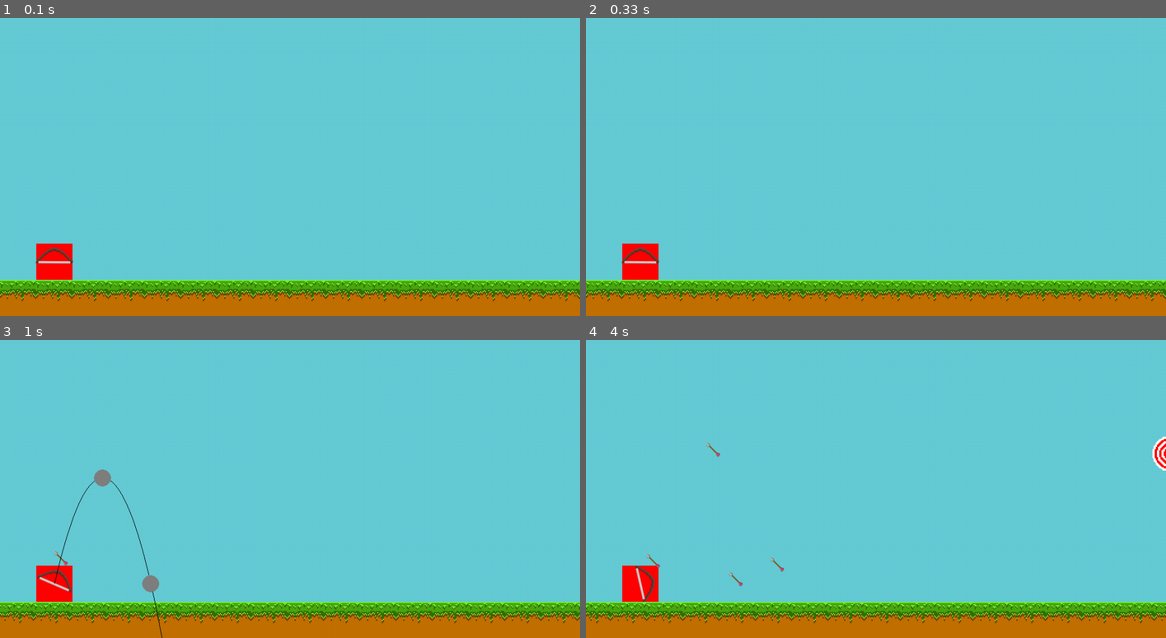
Above: before the commit, frames 1-4 (two rows, left to right).
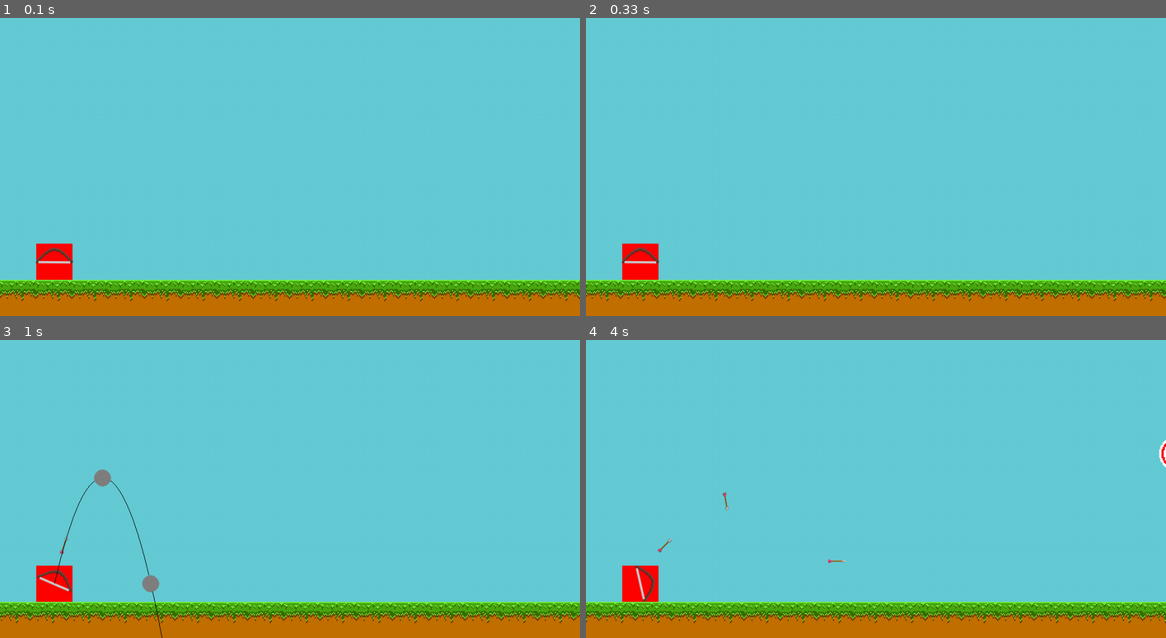
Above: after the commit, the same moments.

Repository: GabrieleFerrante/barraCatalanoFerranteRussoPy
Game: pygame game, started from pygame-prototype/main.py
The game is run twice, just before and just after one commit, with the same random seed, the same clock (stepped at 60 frames per second) and the same inputs.
Inputs (mouse positions are in pixels of both pictures, inside the frame that each line leads up to):
- Up to frame 1 (0.1 s): no input
- Up to frame 2 (0.33 s): no input
- Up to frame 3 (1 s): click (290, 474) at 0.38 s; tap Shift at 0.73 s; click (150, 477) at 0.75 s
- Up to frame 4 (4 s): tap Shift at 1.03 s; click (1090, 590) at 1.22 s; click (736, 411) at 1.55 s; click (876, 515) at 1.88 s; click (794, 408) at 2.22 s; click (1079, 560) at 2.55 s; click (684, 506) at 2.88 s; click (707, 411) at 3.22 s; click (736, 530) at 3.55 s; click (1084, 548) at 3.88 s

Frame 1 is identical in both runs. In frame 2, 2.7% of the frame differs, in the area x 0-100%, y 88-96%; in frame 3, 3.3%; in frame 4, 3.6%, in the area x 0-100%, y 32-96%.

Commit message:
aggiornato gioco

Diff:
--- a/pygame-prototype/main.py
+++ b/pygame-prototype/main.py
@@ -1,6 +1,9 @@
+from email.mime import base
+from itertools import count
 import os
 import sys
 import pygame
+from math import *
 from random import randint
 basefolder = os.path.dirname(os.path.abspath(__file__)).replace(os.path.basename(__file__), '') + '\\'
 sys.path.insert(
@@ -45,11 +48,9 @@
 class Player:
     def __init__(self, x, y, width=64, height=64):
         self.rect = pygame.Rect(x, y, width, height)
-        self.dirx = 0
-        self.diry = 0
 
     def draw(self):
-        rectangle = pygame.draw.rect(screen, (255, 0, 0), self.rect)
+        pygame.draw.rect(screen, (255, 0, 0), self.rect)
 
 
 # Target class
@@ -83,10 +84,13 @@
             basefolder + 'arrow.png'
         )
         self.rect = self.image.get_rect()
+        self.rect.x = -self.rect.width
         self.trajectory = trajectory
         self.counter = 0
         self.prev_counter = 0
-        self.angle = 45
+        self.angle = -45
+        self.mouse = mouse_pos
+        self.mouse.y = HEIGHT - self.mouse.y
 
     def draw(self):
         rotated_arrow, rotated_arrow_rect = rot_from_zero(self.image, self.angle)
@@ -94,19 +98,33 @@
         screen.blit(rotated_arrow, rotated_arrow_rect)
 
     def update(self):
-        if self.counter < len(self.trajectory):
+        if int(self.counter) <= len(self.trajectory):
             if int(self.counter) > int(self.prev_counter):
 
                 self.rect.center = self.trajectory[int(self.counter)]
                 self.prev_counter = self.counter
-            self.counter += map_range(len(self.trajectory), 0, WIDTH, 0.15, 3.5)
+
+
+                base =  self.trajectory[int(self.counter)+1].x - self.rect.centerx
+                altezza = self.trajectory[int(self.counter)+1].y - self.rect.centery
+                ipotenusa = hypot(base, altezza)
+                self.angle = -degrees(asin(altezza / ipotenusa)) - 90
+
+                print(self.angle)
+
+            counter_increase = map_range(
+                pygame.Vector2(player.rect.center).distance_to(self.mouse), 0, pygame.Vector2(player.rect.center).distance_to(pygame.Vector2(WIDTH, 0)), 0.15, 5
+                )
+            if counter_increase < 0.15: counter_increase = 0.15
+            self.counter += counter_increase
+            # print(counter_increase, self.prev_counter, self.counter)
 
 
 player = Player(64, HEIGHT - 128)
 
 # Targets init
 targets = []
-targets_spawn_time = 3000
+targets_spawn_time = 3500
 previous_target_ticks = pygame.time.get_ticks()
 
 # Ground animation init
@@ -131,11 +149,12 @@
 
 while 1:
 
+    current_ticks = pygame.time.get_ticks()
+
     screen.fill((101, 203, 214))
     player.draw()
 
     # Handling the targets
-    current_ticks = pygame.time.get_ticks()
     if current_ticks - previous_target_ticks >= targets_spawn_time:
         targets.append(Target(WIDTH, randint(0, HEIGHT - 110)))
         previous_target_ticks = current_ticks
@@ -163,7 +182,7 @@
             del arrows[i]
 
     # Animate the ground
-    if frame_counter % 24 == 0:
+    if frame_counter % 12 == 0:
         ground_frame_counter += 1
 
     if ground_frame_counter >= len(ground_frames):
@@ -190,8 +209,8 @@
         (mouse_pos.x, rotated_bow_rect.centery),
         (v_x, mouse_pos.y),
     )
-    trajectory = [(i[0], int(i[1])) for i in trajectory_parabola.punti(
-        rotated_bow_rect.centerx, mouse_pos.x + 50)]
+    trajectory = [pygame.Vector2(i[0], int(i[1])) for i in trajectory_parabola.punti(
+        rotated_bow_rect.centerx, WIDTH)]
 
     # Input detection
     for event in pygame.event.get():
